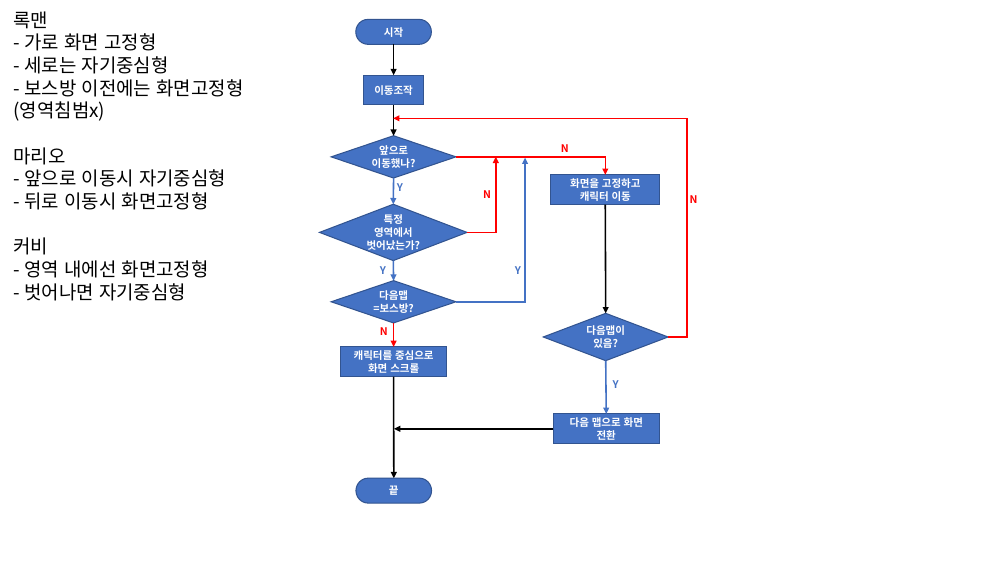
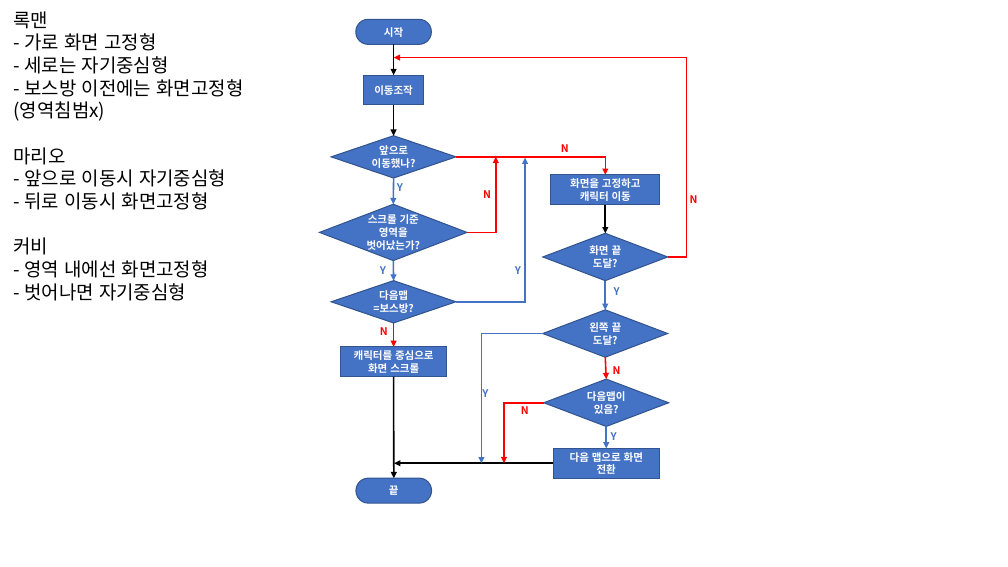
Before and after one commit to JayJeongJW/TIL, a slide deck: slide 1 of game-design/sbs-game-academy/화면 및 캐릭터의 스크롤 플로우차트.pptx. Drawn at 1008x567 pixels with LibreOffice and Linux fonts; fonts in the diff are those of the drawing. Boxes give left, top, right and bottom in pixels: in the first picture for what was removed or moved away, otherwise in the second. Text is boxed around its words. In the diff, an @@ line names an element or a change of style, - is before the commit and + after.

```diff
--- a/game-design/sbs-game-academy/화면 및 캐릭터의 스크롤 플로우차트.pptx
+++ b/game-design/sbs-game-academy/화면 및 캐릭터의 스크롤 플로우차트.pptx
@@ elbow arrow moved from (668, 337) - (393, 119) to (668, 257) - (394, 57) @@
@@ arrow moved from (606, 205) - (606, 313) to (606, 205) - (606, 234) @@
@@ text in diamond at box(367, 213, 420, 252): text changed @@
-특정 영역에서 벗어났는가?
+스크롤 기준 영역을 벗어났는가?
@@ diamond added at box(543, 234, 668, 281), fill #4472C4, outline #325491 1 pt, 10 pt, text #FFFFFF, bold @@
+화면 끝 도달?
@@ text "Y": place and size @@
-text "Y" at box(613, 380, 619, 388)
+text "Y" at box(614, 287, 620, 295)
@@ arrow added from (606, 281) to (606, 310), #4472C4 1.5 pt @@
@@ diamond added at box(543, 310, 668, 358), fill #4472C4, outline #325491 1 pt, 10 pt, text #FFFFFF, bold @@
+왼쪽 끝 도달?
@@ elbow arrow added from (543, 333) to (482, 464), #4472C4 1.5 pt @@
@@ arrow added from (606, 358) to (606, 379), #FF0000 1.5 pt @@
@@ text added at box(482, 389, 488, 397), 10 pt, text #4472C4, bold @@
+Y
@@ diamond "다음맵이 있음?": place and size @@
-diamond "다음맵이 있음?" at box(544, 313, 668, 361)
+diamond "다음맵이 있음?" at box(544, 379, 668, 426)
@@ text added at box(613, 366, 621, 374), 10 pt, text #FF0000, bold @@
+N
@@ elbow arrow added from (544, 403) to (504, 464), #FF0000 1.5 pt @@
@@ text added at box(521, 403, 529, 414), 10 pt, text #FF0000, bold @@
+N
@@ rectangle "다음 맵으로 화면 전환": place and size @@
-rectangle "다음 맵으로 화면 전환" at box(554, 414, 659, 443)
+rectangle "다음 맵으로 화면 전환" at box(554, 448, 659, 478)
@@ arrow moved from (606, 361) - (606, 414) to (606, 426) - (606, 448) @@
@@ text added at box(611, 432, 617, 440), 10 pt, text #4472C4, bold @@
+Y
@@ arrow moved from (554, 429) - (394, 429) to (554, 464) - (394, 464) @@
```
